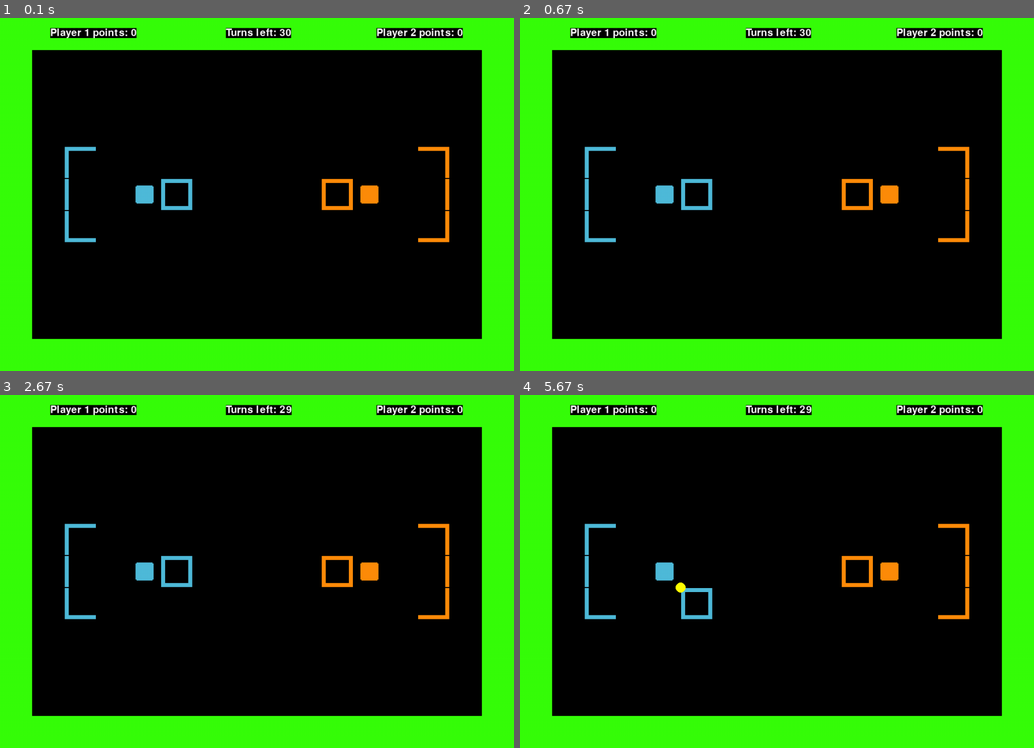
Above: before the commit, frames 1-4 (two rows, left to right).
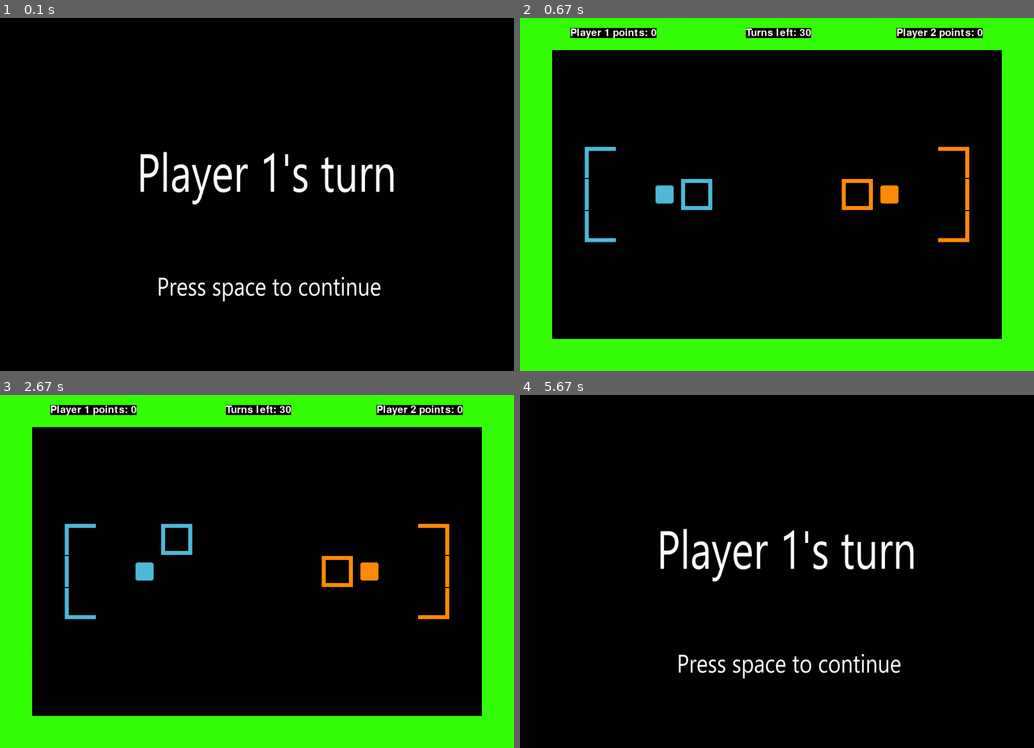
Above: after the commit, the same moments.

Repository: Robomarti/harjoitustyo
Game: pygame game, started from src/index.py
Same seed, same stepped clock (60 frames per second), same inputs: the game is played once before the commit and once after it.
Inputs (mouse positions are in pixels of both pictures, inside the frame that each line leads up to):
- Up to frame 1 (0.1 s): no input
- Up to frame 2 (0.67 s): tap Space at 0.33 s
- Up to frame 3 (2.67 s): tap Space at 0.67, 2.33 s; tap Y at 1 s; hold Right 1.33-1.8 s; hold Up 1.83-2.3 s
- Up to frame 4 (5.67 s): press the mouse at (669, 515) at 2.7 s; move the mouse to (638, 578) at 2.8 s; release the mouse at (607, 642) at 2.93 s; hold Right 3-3.47 s; press the mouse at (669, 515) at 3.53 s; move the mouse to (627, 532) at 3.63 s; release the mouse at (586, 546) at 3.77 s; hold Left 3.83-4.37 s; hold Down 4.4-4.7 s; press the mouse at (669, 515) at 4.77 s; move the mouse to (710, 476) at 4.87 s; move the mouse to (751, 440) at 4.97 s; release the mouse at (751, 440) at 5 s; tap Y at 5.5 s

The runs differ from the first frame. In frame 1, 32% of the frame differs, in the area x 0-100%, y 0-100%; in frame 2, nothing differs; in frame 3, 0.6%; in frame 4, 32%.

Commit message:
Alustava viikko 7 palautus

Diff:
--- a/src/index.py
+++ b/src/index.py
@@ -2,24 +2,30 @@
 import services.level
 import services.settings
 import logic.game_loop
-
 import pygame_essentials.clock
 import pygame_essentials.event_queue
 
 
 def main():
-    display = pygame.display.set_mode(
+    """A method that starts, restarts and closes the game.
+
+    This creates new instances of classes so that everything
+    gets reset between games.
+    """
+
+    while True:
+        display = pygame.display.set_mode(
         (services.settings.WIDTH, services.settings.HEIGHT))
-    pygame.display.set_caption("Capture The Flag")
+        pygame.display.set_caption("Capture The Flag")
+        game_clock = pygame_essentials.clock.Clock()
+        game_level = services.level.Level()
+        game_event_queue = pygame_essentials.event_queue.EventQueue()
+        loop = logic.game_loop.GameLoop(
+        game_level, display, game_event_queue, game_clock)
+        pygame.init()
 
-    game_clock = pygame_essentials.clock.Clock()
-    game_level = services.level.Level()
-    game_event_queue = pygame_essentials.event_queue.EventQueue()
-    loop = logic.game_loop.GameLoop(
-        game_level, display, game_event_queue, game_clock)
-
-    pygame.init()
-    loop.start()
+        if loop.start() is False:
+            break
 
 
 if __name__ == "__main__":
--- a/src/logic/event_handler.py
+++ b/src/logic/event_handler.py
@@ -7,12 +7,14 @@
 
     Args:
         game_loop: A reference to the GameLoop class that is calling this method.
-
     """
 
     # pylint: disable=inconsistent-return-statements
     # According to the course material, this is a
-    # good way of handling exit inputs.
+    # good way of handling exit inputs. Also, if
+    # I returned for every event, it would exit the for loop
+    # every time, resulting in some inputs such as the close inputs
+    # to not work at all.
 
     if game_loop.player1.reset_flag:
         game_loop.level.reset_flag2(game_loop.player1)
@@ -30,9 +32,22 @@
             game_loop.current_projectile.target_location = [pos[0], pos[1]]
             game_loop.current_projectile.calculate_vector()
         if event.type == pygame.KEYUP:
+            if event.key == pygame.K_n:
+                return False
+            if event.key == pygame.K_y:
+                return True
             handle_key_ups(event, game_loop)
 
 def handle_key_ups(event, game_loop):
+    """A method that handles inputs that are the type of KEYUP from players.
+
+    KEYUP means that the input is taken into consideration only when the the user
+    lets go of the key, so that we don't get 60 or more inputs of the same key every second.
+
+    Args:
+        game_loop: A reference to the GameLoop class that is calling this method.
+    """
+
     if event.key == pygame.K_UP and not game_loop.current_player is None:
         game_loop.game_map[game_loop.current_player.pos[1]
                            ][game_loop.current_player.pos[0]] = " "
--- a/src/logic/game_loop.py
+++ b/src/logic/game_loop.py
@@ -67,12 +67,18 @@
     def start(self):
         """The main loop that keeps the application running.
 
-        Certain inputs will close the application by breaking out of the while statement.
+        Pressing the x button on the top of the screen or the N key on the keyboard will close
+        the application by breaking out of the while statement. Pressing the key Y will restart the application
+        by doing the same.
         """
 
         while True:
-            if handle_events(self) == False:  # pylint: disable=singleton-comparison
-                break
+            events = handle_events(self)
+            if events == False:  # pylint: disable=singleton-comparison
+                return False     # The course material tells to do it like this, and if changed
+            if events == True:   # into "if not events", the application will close itself
+                return True      # as soon as it has been opened.
+
             self._render()
             self._clock.tick(services.settings.FPS)
 
@@ -87,27 +93,44 @@
 
         """
 
-        if not self.current_player is None:
+        if self.current_player is not None:
             self.game_map[self.current_player.pos[1]]\
                 [self.current_player.pos[0]] = "p" + str(self.current_player.p1orp2)
         if self.current_turn == 1:
             self.current_turn = 2
+        elif self.current_turn == 2:
+            self.current_turn = 3
             self.current_player = self.player2
             self.current_projectile = self.p2_projectile
-        elif self.current_turn == 2:
-            self.current_turn = 3
+        elif self.current_turn == 3:
+            self.current_turn = 4
+        elif self.current_turn == 4:
+            self.current_turn = 5
             self.current_player = None
-            self.player1.apply_real_position()
-            self.player2.apply_real_position()
+            self.apply_player_positions()
         else:
             self.current_turn = 1
             self.current_player = self.player1
             self.current_projectile = self.p1_projectile
             self.turns -= 1
 
+    def apply_player_positions(self):
+        self.player1.apply_real_position()
+        self.player2.apply_real_position()
+
     def _render(self):
         """Renders images to the screen.
 
         """
 
-        self._renderer.render(self.turns, self.player1, self.player2)
+        if self.turns <= 0:
+            self._renderer.render_game_over(self.player1, self.player2)
+            self.current_turn = 10
+        elif self.current_turn == 1:
+            self._renderer.render_player_one_turn()
+        elif self.current_turn == 3:
+            self._renderer.render_player_two_turn()
+        elif self.current_turn == 10:
+            self._renderer.render_play_again()
+        else:
+            self._renderer.render_game(self.turns, self.player1, self.player2)
--- a/src/pygame_essentials/renderer.py
+++ b/src/pygame_essentials/renderer.py
@@ -1,3 +1,4 @@
+import time
 import pygame
 import ui.uiLayer
 
@@ -9,7 +10,7 @@
         self._p1_projectile = p1_projectile
         self._p2_projectile = p2_projectile
 
-    def render(self, turns, player_one, player_two):
+    def render_game(self, turns, player_one, player_two):
         self._display.fill("black")
         self._level.all_sprites.draw(self._display)
         pygame.draw.circle(self._display, self._p1_projectile.color,
@@ -22,3 +23,29 @@
         ui.uiLayer.showText("Player 2 points: " +
                             str(player_two.points), 20, 750)
         pygame.display.update()
+
+    def render_game_over(self, player_one, player_two):
+        if player_one.points > player_two.points:
+            image = pygame.image.load("src/assets/p1_win_image.png").convert()
+        elif player_one.points < player_two.points:
+            image = pygame.image.load("src/assets/p2_win_image.png").convert()
+        else:
+            image = pygame.image.load("src/assets/tie_image.png").convert()
+        self._display.blit(image, (0,0))
+        pygame.display.update()
+        time.sleep(1)
+
+    def render_play_again(self):
+        image = pygame.image.load("src/assets/play_again_image.png").convert()
+        self._display.blit(image, (0,0))
+        pygame.display.update()
+
+    def render_player_one_turn(self):
+        image = pygame.image.load("src/assets/p1_turn_image.png").convert()
+        self._display.blit(image, (0,0))
+        pygame.display.update()
+
+    def render_player_two_turn(self):
+        image = pygame.image.load("src/assets/p2_turn_image.png").convert()
+        self._display.blit(image, (0,0))
+        pygame.display.update()
--- a/src/tests/game_loop_test.py
+++ b/src/tests/game_loop_test.py
@@ -51,4 +51,8 @@
         self.loop.change_turns()
         self.assertEqual(self.loop.current_turn, 3)
         self.loop.change_turns()
+        self.assertEqual(self.loop.current_turn, 4)
+        self.loop.change_turns()
+        self.assertEqual(self.loop.current_turn, 5)
+        self.loop.change_turns()
         self.assertEqual(self.loop.current_turn, 1)
--- a/src/tests/uiTests/uiLayer_test.py
+++ /dev/null
@@ -1,17 +0,0 @@
-import unittest
-import ui.uiLayer
-import pygame
-
-
-class TestUiLayer(unittest.TestCase):
-    def setUp(self):
-        pygame.init()
-        self.screen = pygame.display.set_mode((64, 64))
-
-    def test_ui_Text_Returns_None_If_Valid_Input(self):
-        valid_input = ui.uiLayer.showText("moi", 10, 10)
-        self.assertEqual(valid_input, None)
-
-    def test_ui_text_returs_None_even_with_weird_input(self):
-        weird_input = ui.uiLayer.showText(pygame.display, 10, 10)
-        self.assertEqual(weird_input, None)
--- a/tasks.py
+++ b/tasks.py
@@ -8,7 +8,7 @@
 def test(ctx):
     ctx.run("coverage run --branch -m pytest src")
 
-@task
+@task(test)
 def coverage_report(ctx):
     ctx.run("coverage html -i")
 
Not shown, changed: README.md
Binary file added: src/assets/p1_turn_image.png
Binary file added: src/assets/p1_win_image.png
Binary file added: src/assets/p2_turn_image.png
Binary file added: src/assets/p2_win_image.png
Binary file added: src/assets/play_again_image.png
Binary file added: src/assets/tie_image.png
Empty file removed: src/tests/uiTests/__init__.py
Not shown, changed: .coveragerc
Not shown, changed: dokumentaatio/changelog.md
Not shown, changed: dokumentaatio/tyoaikakirjanpito.md
